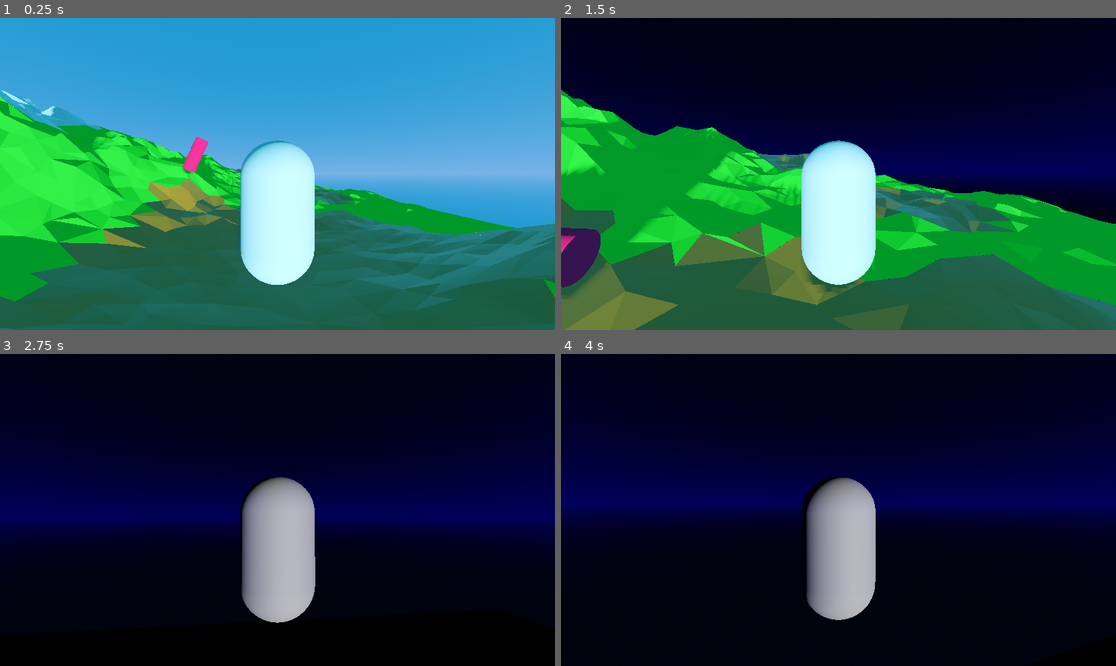
Above: before the commit, frames 1-4 (two rows, left to right).
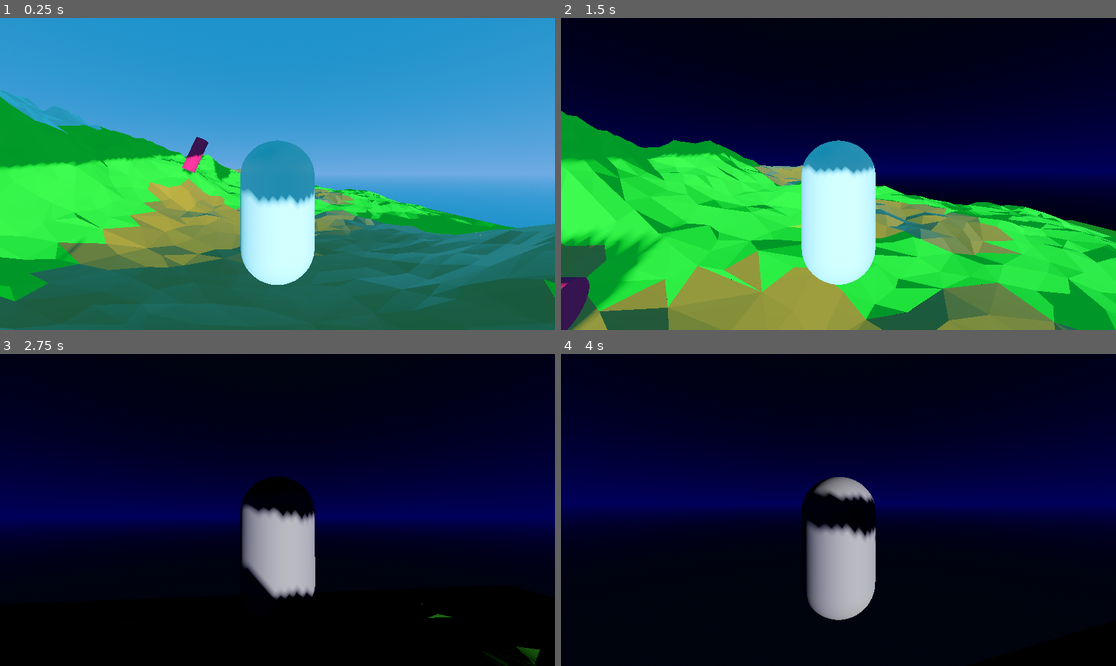
Above: after the commit, the same moments.

Repository: FujaTyping/Tafiya-Tare
Game: Godot game, scene res://game.tscn
The game is run twice, just before and just after one commit, with the same random seed, the same clock (stepped at 60 frames per second) and the same inputs.
Inputs (mouse positions are in pixels of both pictures, inside the frame that each line leads up to):
- Up to frame 1 (0.25 s): no input
- Up to frame 2 (1.5 s): tap Enter (ui_accept) at 0.5, 0.6 s; move the mouse to (866, 174) at 0.52 s; hold W (up) from 0.53 s (still down); tap Space (jump, bound only after the commit) at 0.77, 0.8, 1.07, 1.35 s; move the mouse to (810, 174) at 1.27 s
- Up to frame 3 (2.75 s): keep holding W (up); tap Space (jump, bound only after the commit) at 1.52, 1.82, 2.3 s; tap Enter (ui_accept) at 1.55, 2.1 s; move the mouse to (288, 503) at 2.02 s
- Up to frame 4 (4 s): keep holding W (up); move the mouse to (832, 516) at 2.77 s; tap Enter (ui_accept) at 2.85 s; tap Space (jump, bound only after the commit) at 3.02, 3.32, 3.6, 3.77 s; move the mouse to (877, 513) at 3.52 s

The runs differ from the first frame. In frame 1, 15% of the frame differs, in the area x 0-90%, y 23-91%; in frame 2, 44%, in the area x 0-100%, y 22-100%; in frame 3, 2.7%; in frame 4, 1.6%.

Commit message:
Add pause UI

Diff:
--- a/Model/player.gd
+++ b/Model/player.gd
@@ -10,6 +10,12 @@
 	Input.mouse_mode = Input.MOUSE_MODE_CAPTURED
 
 func _input(event):
+	if Input.is_action_just_pressed("toogleMouse"):
+		if Input.mouse_mode == Input.MOUSE_MODE_CAPTURED:
+			Input.mouse_mode = Input.MOUSE_MODE_VISIBLE
+		else:
+			Input.mouse_mode = Input.MOUSE_MODE_CAPTURED
+
 	if event is InputEventMouseMotion :
 		rotate_y(deg_to_rad(-event.relative.x * sens))
 		pivot.rotate_x(deg_to_rad(-event.relative.y * sens))
@@ -21,11 +27,11 @@
 		velocity += get_gravity() * delta
 
 	# Handle jump.
-	if Input.is_action_just_pressed("ui_accept") and is_on_floor():
+	if Input.is_action_just_pressed("jump") and is_on_floor():
 		velocity.y = JUMP_VELOCITY
 
-	if Input.is_action_just_pressed("escape"):
-		get_tree().quit()
+	#if Input.is_action_just_pressed("quit"):
+		#get_tree().quit()
 
 	# Get the input direction and handle the movement/deceleration.
 	# As good practice, you should replace UI actions with custom gameplay actions.
--- a/Model/player.tscn
+++ b/Model/player.tscn
@@ -1,6 +1,7 @@
-[gd_scene load_steps=5 format=3 uid="uid://4pwsgsmth51f"]
+[gd_scene load_steps=6 format=3 uid="uid://4pwsgsmth51f"]
 
 [ext_resource type="Script" uid="uid://bmktbtq8nojtm" path="res://Model/player.gd" id="1_4flbx"]
+[ext_resource type="PackedScene" uid="uid://vje0m8kysudw" path="res://UI/pause.tscn" id="2_c8du1"]
 
 [sub_resource type="CapsuleMesh" id="CapsuleMesh_sh265"]
 
@@ -34,3 +35,5 @@
 
 [node name="Camera3D" type="Camera3D" parent="CamOrigin/SpringArm3D"]
 transform = Transform3D(1, 0, 0, 0, 1, 0, 0, 0, 1, 0, 0, 1.735679)
+
+[node name="Pause" parent="." instance=ExtResource("2_c8du1")]
--- /dev/null
+++ b/UI/pause.gd
@@ -0,0 +1,40 @@
+extends Control
+
+@onready var pause: Control = $"."
+@onready var open: AnimationPlayer = $Open
+var paused = false
+
+
+# Called every frame. 'delta' is the elapsed time since the previous frame.
+func _process(delta: float) -> void:
+	if Input.is_action_just_pressed("pause"):
+		pauseMenu()
+
+
+func _on_resume_pressed() -> void:
+	if Input.get_mouse_mode() == Input.MOUSE_MODE_VISIBLE:
+		Input.set_mouse_mode(Input.MOUSE_MODE_CAPTURED)
+		open.play("CloseAnimation")
+		#self.hide()
+		get_tree().paused = false
+		paused = false
+
+func _on_exit_pressed() -> void:
+	get_tree().quit()
+
+
+func _on_option_pressed() -> void:
+	pass # Replace with function body.
+
+func pauseMenu() :
+	if paused:
+		Input.set_mouse_mode(Input.MOUSE_MODE_CAPTURED)
+		open.play("CloseAnimation")
+		#self.hide()
+		get_tree().paused = false
+	else:
+		Input.set_mouse_mode(Input.MOUSE_MODE_VISIBLE)
+		#self.show()
+		open.play("PauseAnimation")
+		get_tree().paused = true
+	paused = !paused  # Flip the paused state
--- /dev/null
+++ b/UI/pause.tscn
@@ -0,0 +1,130 @@
+[gd_scene load_steps=6 format=3 uid="uid://vje0m8kysudw"]
+
+[ext_resource type="Script" uid="uid://djtj7t0j0u5a4" path="res://UI/pause.gd" id="1_6wphx"]
+
+[sub_resource type="Animation" id="Animation_jl6cd"]
+resource_name = "CloseAnimation"
+length = 0.3
+tracks/0/type = "value"
+tracks/0/imported = false
+tracks/0/enabled = true
+tracks/0/path = NodePath(".:size")
+tracks/0/interp = 1
+tracks/0/loop_wrap = true
+tracks/0/keys = {
+"times": PackedFloat32Array(0, 0.3),
+"transitions": PackedFloat32Array(1, 1),
+"update": 0,
+"values": [Vector2(1152, 648), Vector2(1152, 0)]
+}
+
+[sub_resource type="Animation" id="Animation_6wphx"]
+resource_name = "PauseAnimation"
+length = 0.3
+tracks/0/type = "value"
+tracks/0/imported = false
+tracks/0/enabled = true
+tracks/0/path = NodePath(".:size")
+tracks/0/interp = 1
+tracks/0/loop_wrap = true
+tracks/0/keys = {
+"times": PackedFloat32Array(0, 0.3),
+"transitions": PackedFloat32Array(1, 1),
+"update": 0,
+"values": [Vector2(1152, 0), Vector2(1152, 648)]
+}
+
+[sub_resource type="Animation" id="Animation_jixca"]
+length = 0.001
+tracks/0/type = "value"
+tracks/0/imported = false
+tracks/0/enabled = true
+tracks/0/path = NodePath(".:size")
+tracks/0/interp = 1
+tracks/0/loop_wrap = true
+tracks/0/keys = {
+"times": PackedFloat32Array(0),
+"transitions": PackedFloat32Array(1),
+"update": 0,
+"values": [Vector2(1152, 0)]
+}
+
+[sub_resource type="AnimationLibrary" id="AnimationLibrary_jl6cd"]
+_data = {
+&"CloseAnimation": SubResource("Animation_jl6cd"),
+&"PauseAnimation": SubResource("Animation_6wphx"),
+&"RESET": SubResource("Animation_jixca")
+}
+
+[node name="Pause" type="Control"]
+process_mode = 3
+layout_mode = 3
+anchors_preset = 15
+anchor_right = 1.0
+anchor_bottom = 1.0
+offset_bottom = -648.0
+grow_horizontal = 2
+grow_vertical = 2
+script = ExtResource("1_6wphx")
+
+[node name="ColorRect" type="ColorRect" parent="."]
+layout_mode = 1
+anchors_preset = 15
+anchor_right = 1.0
+anchor_bottom = 1.0
+grow_horizontal = 2
+grow_vertical = 2
+color = Color(1, 1, 1, 0.14901961)
+
+[node name="MarginContainer" type="MarginContainer" parent="."]
+layout_mode = 1
+anchors_preset = 8
+anchor_left = 0.5
+anchor_top = 0.5
+anchor_right = 0.5
+anchor_bottom = 0.5
+offset_left = -223.0
+offset_top = -234.0
+offset_right = 223.0
+offset_bottom = 234.0
+grow_horizontal = 2
+grow_vertical = 2
+theme_override_constants/margin_left = 25
+theme_override_constants/margin_top = 25
+theme_override_constants/margin_right = 25
+theme_override_constants/margin_bottom = 25
+
+[node name="VBoxContainer" type="VBoxContainer" parent="MarginContainer"]
+layout_mode = 2
+theme_override_constants/separation = 30
+
+[node name="Title" type="Label" parent="MarginContainer/VBoxContainer"]
+layout_mode = 2
+theme_override_font_sizes/font_size = 28
+text = "Pause"
+horizontal_alignment = 1
+
+[node name="VBoxContainer" type="VBoxContainer" parent="MarginContainer/VBoxContainer"]
+layout_mode = 2
+theme_override_constants/separation = 15
+
+[node name="Resume" type="Button" parent="MarginContainer/VBoxContainer/VBoxContainer"]
+layout_mode = 2
+text = "Resume"
+
+[node name="Option" type="Button" parent="MarginContainer/VBoxContainer/VBoxContainer"]
+layout_mode = 2
+text = "Option"
+
+[node name="Exit" type="Button" parent="MarginContainer/VBoxContainer/VBoxContainer"]
+layout_mode = 2
+text = "Exit"
+
+[node name="Open" type="AnimationPlayer" parent="."]
+libraries = {
+&"": SubResource("AnimationLibrary_jl6cd")
+}
+
+[connection signal="pressed" from="MarginContainer/VBoxContainer/VBoxContainer/Resume" to="." method="_on_resume_pressed"]
+[connection signal="pressed" from="MarginContainer/VBoxContainer/VBoxContainer/Option" to="." method="_on_option_pressed"]
+[connection signal="pressed" from="MarginContainer/VBoxContainer/VBoxContainer/Exit" to="." method="_on_exit_pressed"]
--- a/game.gd
+++ b/game.gd
@@ -1,7 +1,7 @@
 extends Node3D
 
-@export var startTime = 40
-@export var dayLengthInSeconds:float = 180
+@export var startTime = 160
+@export var dayLengthInSeconds:float = 155
 
 @export var morningColorTop: Color = Color("5897fa")
 @export var morningColorHorizon: Color = Color("d3916b")
@@ -18,12 +18,12 @@
 @onready var day_night: AnimationPlayer = $DayNight
 @onready var environment: WorldEnvironment = $Environment
 
-var dayDuration = 180
+var dayDuration = 600
 var dayColorList = [
-	{"top": morningColorTop, "horizon": morningColorHorizon, "startTime": 50},
-	{"top": dayColorTop, "horizon": dayColorHorizon, "startTime": 70 },
-	{"top": afternoonColorTop, "horizon": afternoonColorHorizon, "startTime": 138},
-	{"top": nightColorTop, "horizon": nightColorHorizon, "startTime": 148}
+	{"top": morningColorTop, "horizon": morningColorHorizon, "startTime": 165},
+	{"top": dayColorTop, "horizon": dayColorHorizon, "startTime": 190 },
+	{"top": afternoonColorTop, "horizon": afternoonColorHorizon, "startTime": 470},
+	{"top": nightColorTop, "horizon": nightColorHorizon, "startTime": 485}
 ]
 var currentDayState = 0
 var durationMultiplier = 1.0
--- a/game.tscn
+++ b/game.tscn
@@ -25,7 +25,7 @@
 
 [sub_resource type="Animation" id="Animation_fc0e3"]
 resource_name = "DayAndNight"
-length = 180.0
+length = 600.0
 loop_mode = 1
 tracks/0/type = "value"
 tracks/0/imported = false
@@ -34,7 +34,7 @@
 tracks/0/interp = 1
 tracks/0/loop_wrap = true
 tracks/0/keys = {
-"times": PackedFloat32Array(0, 180),
+"times": PackedFloat32Array(0, 600),
 "transitions": PackedFloat32Array(1, 1),
 "update": 0,
 "values": [Vector3(1.8325957, 0.33161256, 2.459169), Vector3(-4.4505897, 0.33161256, 2.459169)]
@@ -46,7 +46,7 @@
 tracks/1/interp = 1
 tracks/1/loop_wrap = true
 tracks/1/keys = {
-"times": PackedFloat32Array(0, 180),
+"times": PackedFloat32Array(0, 600),
 "transitions": PackedFloat32Array(1, 1),
 "update": 1,
 "values": [true, false]
@@ -92,7 +92,8 @@
 environment = SubResource("Environment_ryrav")
 
 [node name="Sun" type="DirectionalLight3D" parent="."]
-transform = Transform3D(-0.53543466, -0.84036267, -0.08426324, -0.16323091, 0.20085558, -0.9659258, 0.82865274, -0.50343585, -0.24471821, 0, 0, 0)
+transform = Transform3D(-0.53543454, -0.84036267, -0.08426322, -0.16323088, 0.20085558, -0.9659256, 0.8286526, -0.50343585, -0.24471815, 0, 0, 0)
+top_level = true
 shadow_enabled = true
 
 [node name="terrain" parent="." instance=ExtResource("1_7jktm")]
--- a/project.godot
+++ b/project.godot
@@ -37,9 +37,19 @@
 "events": [Object(InputEventKey,"resource_local_to_scene":false,"resource_name":"","device":-1,"window_id":0,"alt_press …(192 unchanged characters)…
 ]
 }
-escape={
+pause={
 "deadzone": 0.2,
-"events": [Object(InputEventKey,"resource_local_to_scene":false,"resource_name":"","device":0,"window_id":0,"alt_pressed":false,"shift_pressed":false,"ctrl_pressed":false,"meta_pressed":false,"pressed":false,"keycode":0,"physical_keycode":4194328,"key_label":0,"unicode":0,"location":0,"echo":false,"script":null)
+"events": [Object(InputEventKey,"resource_local_to_scene":false,"resource_name":"","device":-1,"window_id":0,"alt_pressed":false,"shift_pressed":false,"ctrl_pressed":false,"meta_pressed":false,"pressed":false,"keycode":0,"physical_keycode":4194305,"key_label":0,"unicode":0,"location":0,"echo":false,"script":null)
+]
+}
+jump={
+"deadzone": 0.2,
+"events": [Object(InputEventKey,"resource_local_to_scene":false,"resource_name":"","device":-1,"window_id":0,"alt_pressed":false,"shift_pressed":false,"ctrl_pressed":false,"meta_pressed":false,"pressed":false,"keycode":0,"physical_keycode":32,"key_label":0,"unicode":32,"location":0,"echo":false,"script":null)
+]
+}
+toogleMouse={
+"deadzone": 0.2,
+"events": [Object(InputEventKey,"resource_local_to_scene":false,"resource_name":"","device":-1,"window_id":0,"alt_pressed":false,"shift_pressed":false,"ctrl_pressed":false,"meta_pressed":false,"pressed":false,"keycode":0,"physical_keycode":4194328,"key_label":0,"unicode":0,"location":0,"echo":false,"script":null)
 ]
 }
 
Not shown, added: UI/pause.gd.uid
